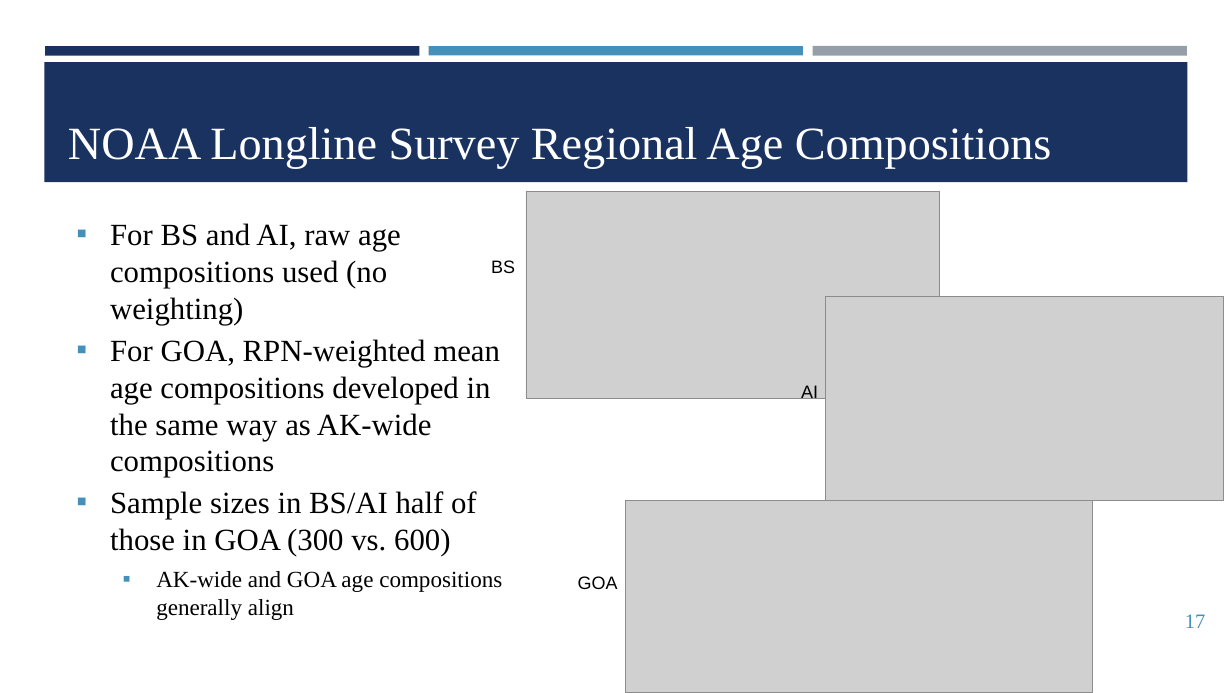
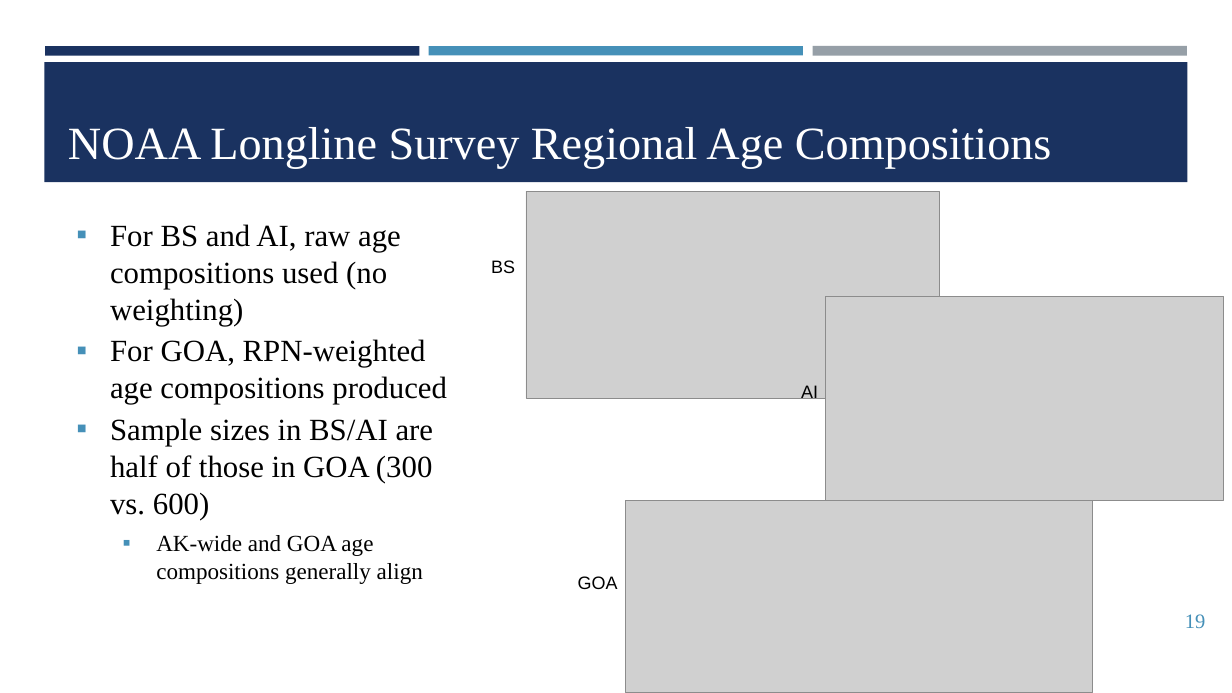
Before and after one commit to dgoethel-noaa/2026_Sablefish_CIE, a slide deck: slide 19 of Presentations/6. Sablefish CIE_Data_Assessment.pptx (slide 17 before the commit). Drawn at 1232x693 pixels with LibreOffice and Linux fonts; fonts in the diff are those of the drawing; grey boxes stand for pictures; background and template pictures are left out. Boxes give left, top, right and bottom in pixels: in the first picture for what was removed or moved away, otherwise in the second. Text is boxed around its words. In the diff, an @@ line names an element or a change of style, - is before the commit and + after.

```diff
--- a/Presentations/6. Sablefish CIE_Data_Assessment.pptx
+++ b/Presentations/6. Sablefish CIE_Data_Assessment.pptx
@@ text at bbox=[110, 339, 447, 520]: text changed @@
-▪ For GOA, RPN-weighted mean age compositions developed in the same way as AK-wide compositions
-▪ Sample sizes in BS/AI half of those in GOA (300 vs. 600)
+▪ For GOA, RPN-weighted age compositions produced
+▪ Sample sizes in BS/AI are half of those in GOA (300 vs. 600)
@@ page number at bbox=[1185, 614, 1205, 628]: text changed @@
-17
+19
```
Also in this commit, not shown: 11 other slides changed, 2 slides added, 2 other files.
